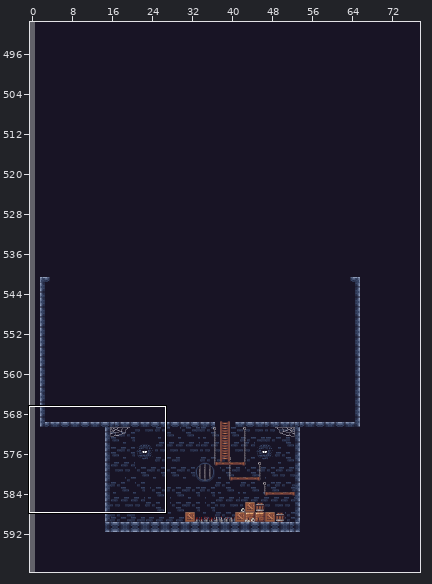
A Tiled map gets an edit: assets/maps/livelloPrincipale.tmx. Above, an overview of the earlier version with the close-up marked.
Close-up. Earlier state:
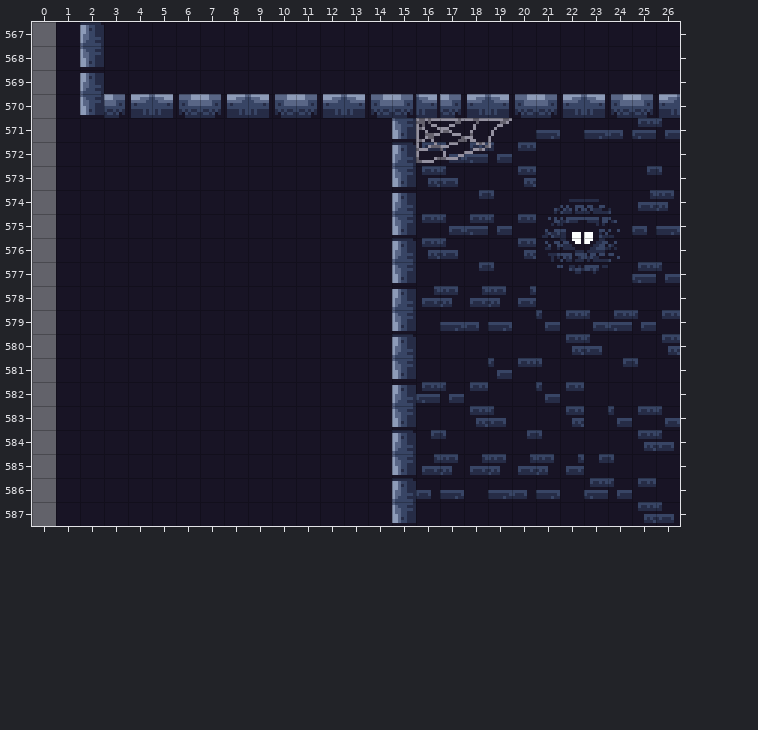
Cells are 8x8 px. Shown: x 0..26, y 567..587. The commit also changed other parts of the map, which this record leaves out.
Once edited:
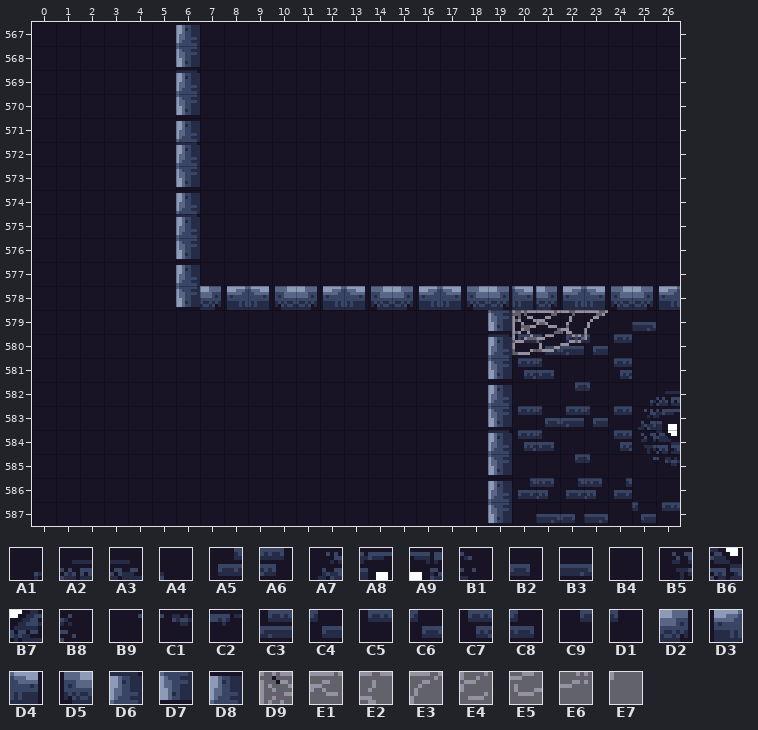
Key: from "Dungeon": A1 80, A2 81, A3 82, A4 83, A5 84, A6 85, A7 110, A8 111, A9 112, B1 113, B2 114, B3 115, B4 116, B5 140, B6 141, B7 142, B8 143, B9 170, C1 171, C2 172, C3 174, C4 175, C5 176, C6 177, C7 206, C8 207, C9 234, D1 235, D2 303, D3 304, D4 305, D5 306, D6 367 flipped left-right, D7 397 flipped left-right, D8 422, D9 864, E1 865, E2 866, E3 867, E4 894, E5 895, E6 896, E7 897.
__ is an empty cell, ## one hidden under a higher layer.
Tiles replaced or removed in this view: A1, A2, A3, A4, A5, A6, A7, A8, A9, B1, B2, B3, B4, B5, B6, B7, B8, B9, C1, C2, C3, C4, C5, C6, C7, C8, C9, D1, D2, D3, D4, D5, D6, D7, D8, D9, E1, E2, E3, E4, E5, E6, E7.
The edit:
Changed rows in their new state; .. is an unchanged cell.
Layer "background":
first column x 0:
567 B4 .. .. .. .. .. .. .. .. .. .. .. .. .. .. .. .. .. .. .. .. .. .. .. .. .. ..
568 B4 .. .. .. .. .. .. .. .. .. .. .. .. .. .. .. .. .. .. .. .. .. .. .. .. .. ..
569 B4 .. .. .. .. .. .. .. .. .. .. .. .. .. .. .. .. .. .. .. .. .. .. .. .. .. ..
570 B4 .. .. .. .. .. .. .. .. .. .. .. .. .. .. B4 B4 B4 B4 B4 B4 B4 B4 B4 B4 B4 B4
571 B4 .. .. .. .. .. .. .. .. .. .. .. .. .. .. B4 .. .. .. .. .. B4 .. B4 B4 B4 B4
572 B4 .. .. .. .. .. .. .. .. .. .. .. .. .. .. B4 B4 B4 B4 B4 B4 .. .. .. .. .. ..
573 B4 .. .. .. .. .. .. .. .. .. .. .. .. .. .. B4 B4 B4 .. .. B4 .. .. .. .. B4 B4
574 B4 .. .. .. .. .. .. .. .. .. .. .. .. .. .. B4 .. .. B4 B4 .. B4 B4 B4 B4 B4 B4
575 B4 .. .. .. .. .. .. .. .. .. .. .. .. .. .. B4 B4 B4 B4 B4 B4 B4 B4 B4 B4 B4 B4
576 B4 .. .. .. .. .. .. .. .. .. .. .. .. .. .. B4 B4 B4 .. .. B4 B4 B4 B4 B4 .. ..
577 B4 .. .. .. .. .. .. .. .. .. .. .. .. .. .. B4 .. .. B4 B4 .. B4 B4 B4 .. B4 B4
578 B4 .. .. .. .. .. .. .. .. .. .. .. .. .. .. .. ## ## ## __ __ __ __ __ __ __ __
579 B4 .. .. .. .. .. .. .. .. .. .. .. .. .. .. B4 .. B4 B4 __ .. B4 B4 B4 B4 B3 B4
580 B4 .. .. .. .. .. .. .. .. .. .. .. .. .. .. B4 .. .. .. __ C5 C6 C3 C4 C5 .. B4
581 B4 .. .. .. .. .. .. .. .. .. .. .. .. .. .. B4 .. .. .. __ C7 C8 .. .. C7 B4 ..
582 B4 .. .. .. .. .. .. .. .. .. .. .. .. .. .. B4 B4 B4 B4 __ .. B4 C9 D1 .. A1 A2
583 B4 .. .. .. .. .. .. .. .. .. .. .. .. .. .. B4 .. .. B4 __ C5 C6 C3 C4 C5 A7 A8
584 B4 .. .. .. .. .. .. .. .. .. .. .. .. .. .. B4 B4 B4 .. __ C7 C8 .. .. C7 B5 B6
585 B4 .. .. .. .. .. .. .. .. .. .. .. .. .. .. B4 B4 B4 B4 __ B4 B4 C9 D1 B4 B9 C1
586 B4 .. .. .. .. .. .. .. .. .. .. .. .. .. .. B4 B4 B4 .. __ A5 A6 A5 A6 A5 B4 ..
587 B4 .. .. .. .. .. .. .. .. .. .. .. .. .. .. B4 .. .. .. __ .. B3 B2 B3 .. C4 C5
Layer "dettagli":
first column x 16:
571 __ __ __ __
572 __ __ __ __
first column x 20:
579 D9 E1 E2 E3
580 E4 E5 E6 E7
Layer "walls":
first column x 2:
570 __ __ __ __ __ __ __ __ __ __ __ __ __ __ __ __ __ __ __ __ __ __ __ __ __
first column x 6:
578 D7 D2 D3 D4 D5 D2 D3 D4 D5 D2 D3 D4 D5 D2 D4 D2 D3 D4 D5 D2 D3
Layer "verWalls":
first column x 2:
567 __ .. .. .. D8 .. .. .. .. .. .. .. .. .. .. .. .. ..
568 __ .. .. .. D7 .. .. .. .. .. .. .. .. .. .. .. .. ..
569 __ .. .. .. D6 .. .. .. .. .. .. .. .. .. .. .. .. ..
570 .. .. .. .. D7 .. .. .. .. .. .. .. .. .. .. .. .. ..
571 .. .. .. .. D8 .. .. .. .. .. .. .. .. __ .. .. .. ..
572 .. .. .. .. D6 .. .. .. .. .. .. .. .. __ .. .. .. ..
573 .. .. .. .. D7 .. .. .. .. .. .. .. .. __ .. .. .. ..
574 .. .. .. .. D8 .. .. .. .. .. .. .. .. __ .. .. .. ..
575 .. .. .. .. D6 .. .. .. .. .. .. .. .. __ .. .. .. ..
576 .. .. .. .. D7 .. .. .. .. .. .. .. .. __ .. .. .. ..
577 .. .. .. .. D8 .. .. .. .. .. .. .. .. __ .. .. .. ..
578 .. .. .. .. .. .. .. .. .. .. .. .. .. __ .. .. .. ..
579 .. .. .. .. .. .. .. .. .. .. .. .. .. __ .. .. .. D7
580 .. .. .. .. .. .. .. .. .. .. .. .. .. __ .. .. .. D6
581 .. .. .. .. .. .. .. .. .. .. .. .. .. __ .. .. .. D7
582 .. .. .. .. .. .. .. .. .. .. .. .. .. __ .. .. .. D8
583 .. .. .. .. .. .. .. .. .. .. .. .. .. __ .. .. .. D7
584 .. .. .. .. .. .. .. .. .. .. .. .. .. __ .. .. .. D6
585 .. .. .. .. .. .. .. .. .. .. .. .. .. __ .. .. .. D7
586 .. .. .. .. .. .. .. .. .. .. .. .. .. .. .. .. .. D8
587 .. .. .. .. .. .. .. .. .. .. .. .. .. .. .. .. .. D7
Boxes around the changes in both close-ups, in picture pixels (x1, y1, x2, y2):
added: (32, 22, 56, 526)
changed: (80, 22, 680, 523)
